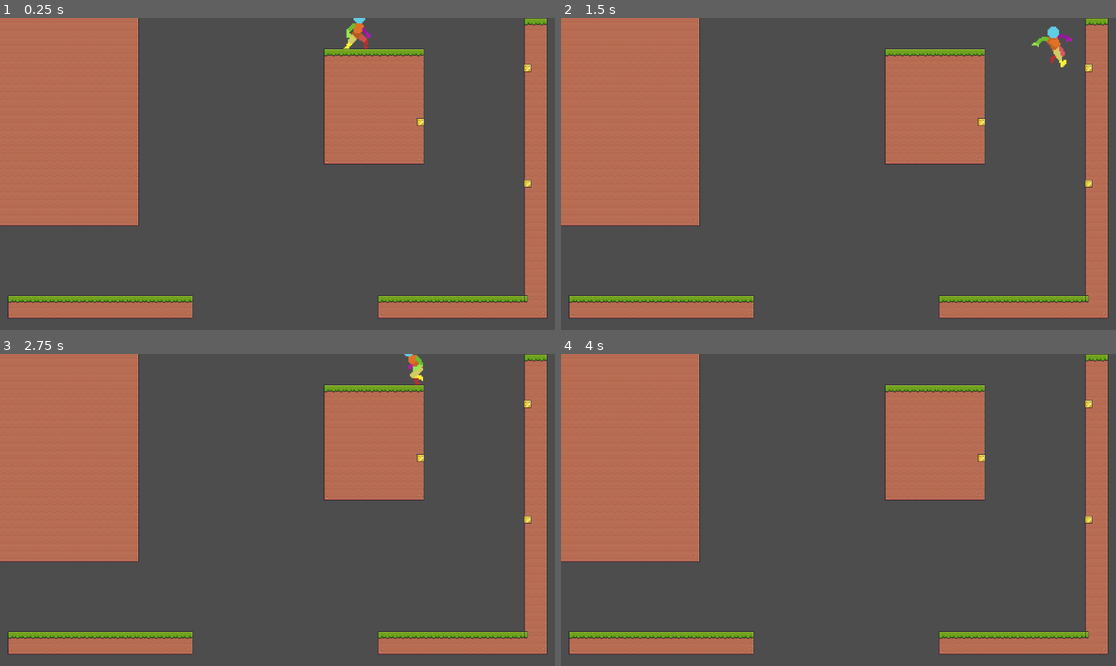
Above: before the commit, frames 1-4 (two rows, left to right).
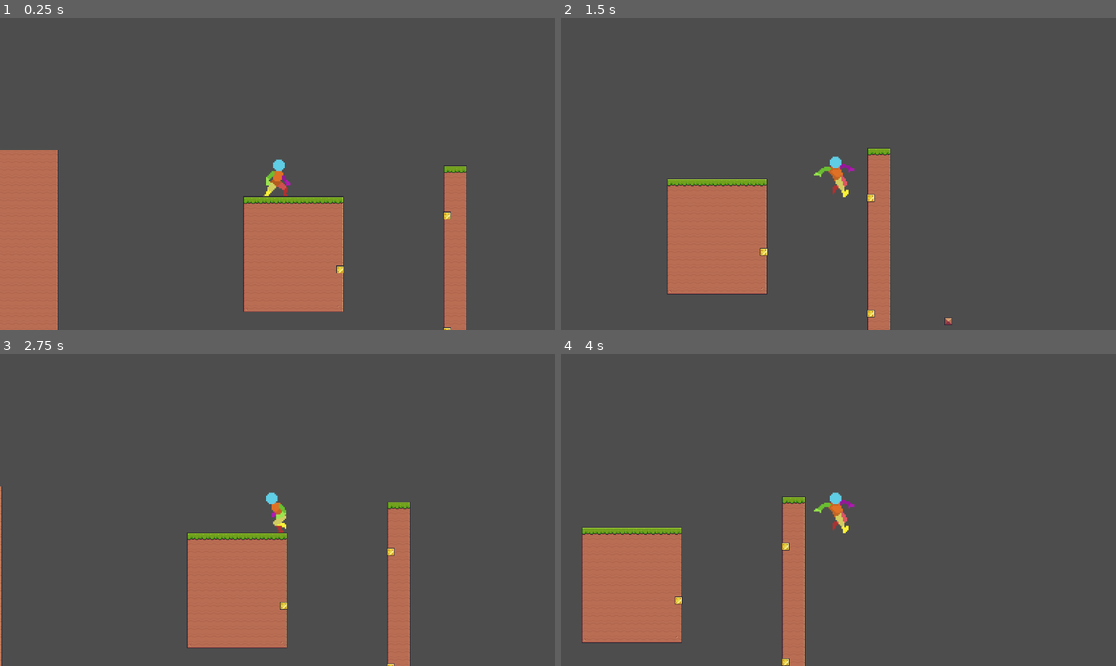
Above: after the commit, the same moments.

Repository: eliesser/character-mechanics
Game: Godot game, scene res://levels/testLevel.tscn
The game is run twice, just before and just after one commit, with the same random seed, the same clock (stepped at 60 frames per second) and the same inputs.
Inputs:
- Up to frame 1 (0.25 s): no input
- Up to frame 2 (1.5 s): tap Enter at 0.5 s; hold Space (jump) 0.53-1.28 s; hold Right (ui_right) from 0.53 s (still down); tap Space (jump) at 1.35 s
- Up to frame 3 (2.75 s): tap Space (jump) at 1.52, 1.82 s; release Right (ui_right) at 2.03 s; hold Left (ui_left) from 2.03 s (still down); hold Space (jump) from 2.03 s (still down)
- Up to frame 4 (4 s): release Left (ui_left) at 2.78 s; release Space (jump) at 2.78 s; hold Right (ui_right) from 2.78 s (still down); tap Space (jump) at 2.85, 3.02, 3.32 s; hold Space (jump) from 3.53 s (still down)

The runs differ from the first frame. In frame 1, 41% of the frame differs, in the area x 0-99%, y 0-100%; in frame 2, 40%; in frame 3, 41%; in frame 4, 37%.

Commit message:
fix wall slide

Diff:
--- a/characters/player/playerState/playerStateWallSlide.gd
+++ b/characters/player/playerState/playerStateWallSlide.gd
@@ -14,9 +14,12 @@
 		else:
 			player.playAnimation(player.animation.wallSlide)
 			player.gravity = 1
-	elif player.is_on_floor():
-		stateMachine.changeTo(player.states.land)
+	else:
 		player.gravity = player.GRAVITY
+		if not player.is_on_floor():
+			stateMachine.changeTo(player.states.jumpDown)
+		elif player.is_on_floor():
+			stateMachine.changeTo(player.states.land)
 
 	setGravity(delta)
 
--- a/levels/testLevel.tscn
+++ b/levels/testLevel.tscn
@@ -753,6 +753,8 @@
 [node name="player" parent="." instance=ExtResource("1_c6cta")]
 position = Vector2(743, 13)
 
+[node name="Camera2D" type="Camera2D" parent="player"]
+
 [node name="terrain" type="TileMap" parent="."]
 tile_set = SubResource("TileSet_k6j2o")
 format = 2
